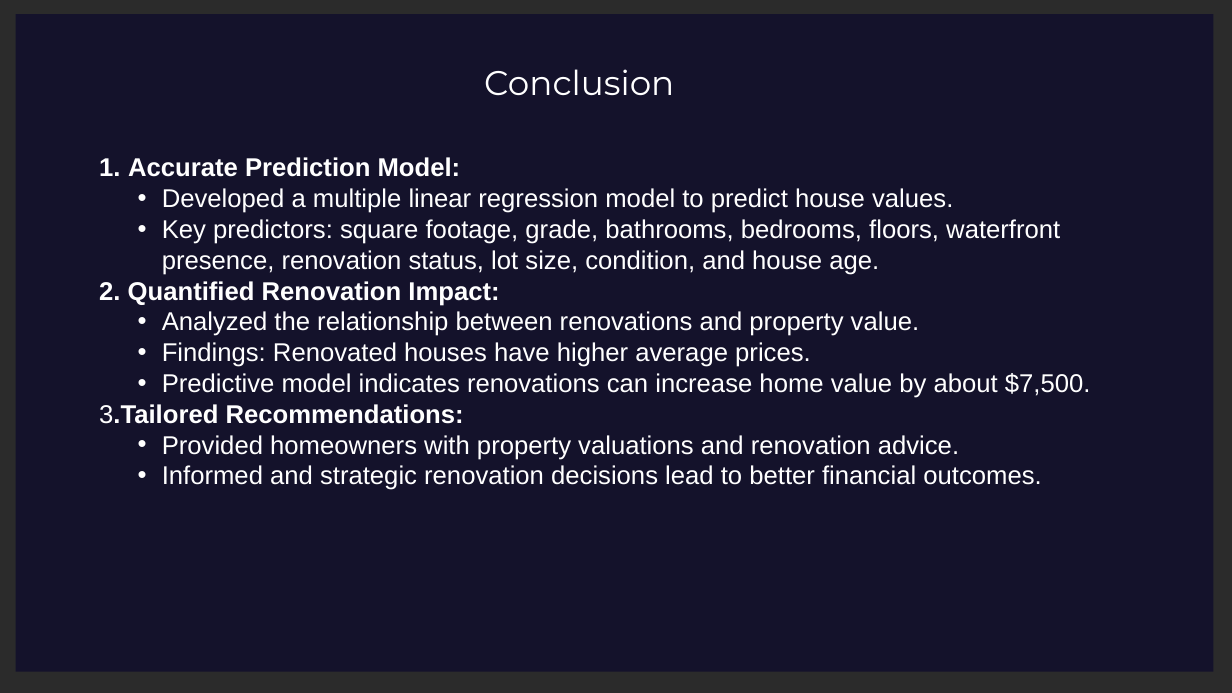
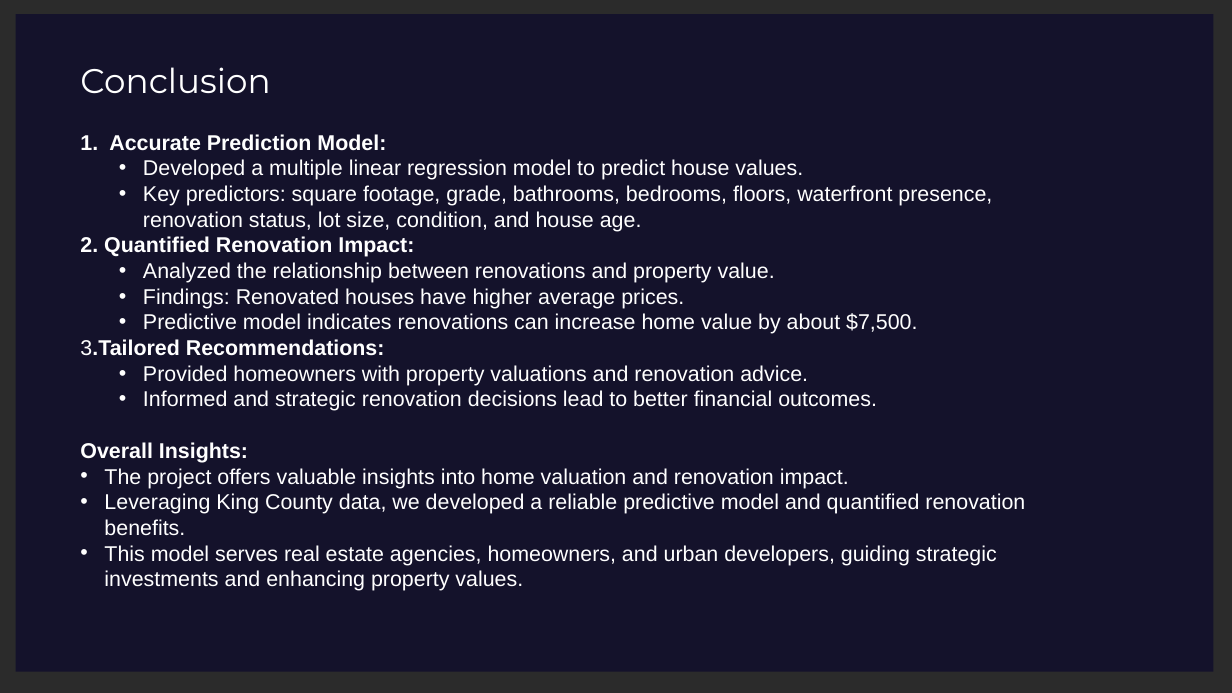
Before and after one commit to Leila-Nyambura/king-county-house-price-prediction-LRM, a slide deck: slide 21 of Northwestern-County-Homes-Regression-Modelling-Project-Presentation.pptx. Drawn at 1232x693 pixels with LibreOffice and Linux fonts; fonts in the diff are those of the drawing; background and template pictures are left out; a plain dark background stands for a picture behind light text. Boxes give left, top, right and bottom in pixels: in the first picture for what was removed or moved away, otherwise in the second. Text is boxed around its words. In the diff, an @@ line names an element or a change of style, - is before the commit and + after.

```diff
--- a/Northwestern-County-Homes-Regression-Modelling-Project-Presentation.pptx
+++ b/Northwestern-County-Homes-Regression-Modelling-Project-Presentation.pptx
@@ text "Conclusion": place and size @@
-text "Conclusion" at box(484, 69, 674, 96)
+text "Conclusion" at box(80, 67, 270, 94)
@@ text "Accurate Prediction Model:": place and size @@
-text "Accurate Prediction Model:" at box(99, 157, 1091, 490)
+text "Accurate Prediction Model:" at box(80, 134, 1025, 591)
@@ text at box(80, 134, 992, 411): size 24 to 20 pt in "Accurate Prediction Model:", "Developed a multiple linear regression model to ...", "Key predictors: square footage, grade, bathrooms, bedrooms, ...", "2. Quantified Renovation Impact:" and 6 more places @@
@@ text at box(80, 442, 1025, 591): paragraphs added @@
+Overall Insights:
+• The project offers valuable insights into home valuation and renovation impact.
+• Leveraging King County data, we developed a reliable predictive model and quantified renovation benefits.
+• This model serves real estate agencies, homeowners, and urban developers, guiding strategic investments and enhancing property values.
```
Also in this commit, not shown: 23 other slides changed, 3 slides removed, 1 other file.
